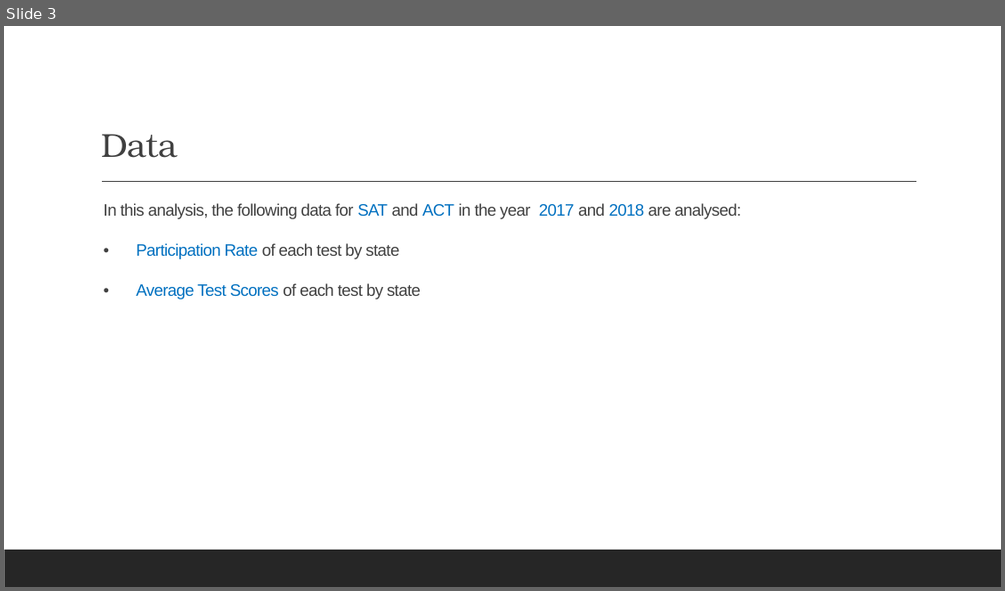
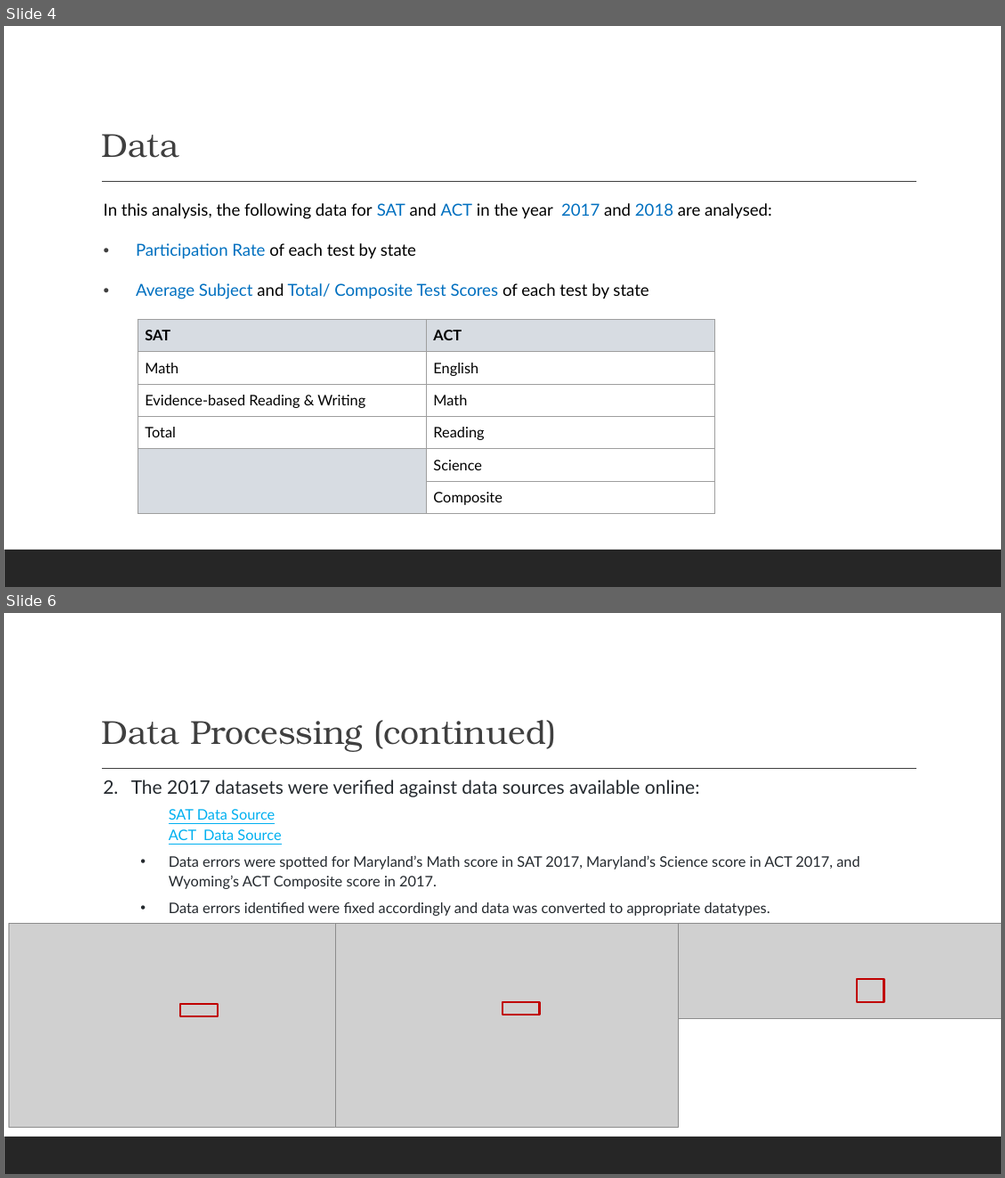
Before and after one commit to leungesther/DSI-Projects, a slide deck: Project-1-SAT-and-ACT-Analysis/SAT & ACT Analysis_presentation.pptx. Shown one above the other, each under a label of ours: slide 3 before the commit, slides 4 and 6 after it; the slides between them are not shown. The pictures are 1005x591 and 1005x1178 pixels, drawn with LibreOffice and Linux fonts; fonts in the diff are those of the drawing; grey boxes stand for pictures. Boxes give left, top, right and bottom in pixels: in the first picture for what was removed or moved away, otherwise in the second. Text is boxed around its words. In the diff, an @@ line names an element or a change of style, - is before the commit and + after.

```diff
--- a/Project-1-SAT-and-ACT-Analysis/SAT & ACT Analysis_presentation.pptx
+++ b/Project-1-SAT-and-ACT-Analysis/SAT & ACT Analysis_presentation.pptx
@@ slide 6 added at [4, 613, 1001, 1174], background #FFFFFF; not listed: 2 template elements that a slide beside it also shows @@
@@ title added at [101, 720, 556, 752], 32 pt, text #3F3F3F @@
+Data Processing (continued)
@@ text added at [131, 779, 859, 916], 14 pt, text #24292E @@
+2. The 2017 datasets were verified against data sources available online:
+   SAT Data Source
+ACT Data Source
+  • Data errors were spotted for Maryland’s Math score in SAT 2017, Maryland’s Science score in ACT 2017, and Wyoming’s ACT Composite score in 2017.
+  • Data errors identified were fixed accordingly and data was converted to appropriate datatypes.
@@ picture added at [9, 923, 335, 1127] @@
@@ picture added at [335, 923, 679, 1127] @@
@@ picture added at [679, 923, 1001, 1018] @@
@@ rectangle added at [858, 979, 884, 1002], outline #C00000 2 pt @@
@@ rectangle added at [180, 1004, 218, 1016], outline #C00000 2 pt @@
@@ rectangle added at [502, 1002, 540, 1014], outline #C00000 2 pt @@
@@ what was slide 3 is now slide 4 @@
@@ slide 4 changed as well @@
@@ title "Data" at [101, 134, 179, 158]: text colour #404040 to #3F3F3F, letter spacing -0.5 to 0 pt @@
@@ text at [104, 203, 772, 259]: font Arial to Lato, letter spacing -0.5 to 0 pt in "In this analysis, the following data for ...", "Participation Rate of each test by state"; text colour #404040 to #000000 in "In this analysis, the following data for ...", "of each test by state"; less space between paragraphs @@
@@ text at [136, 283, 648, 299]: text changed; font Arial to Lato @@
-• Average Test Scores of each test by state
+• Average Subject and Total/ Composite Test Scores of each test by state
@@ table added at [138, 319, 715, 514], 6 rows, 2 columns @@
+SAT | ACT
+Math | English
+Evidence-based Reading & Writing | Math
+Total | Reading
+ | Science
+ | Composite
```
Also in this commit, not shown: 8 other slides changed, 6 other slides added, 3 other files.
